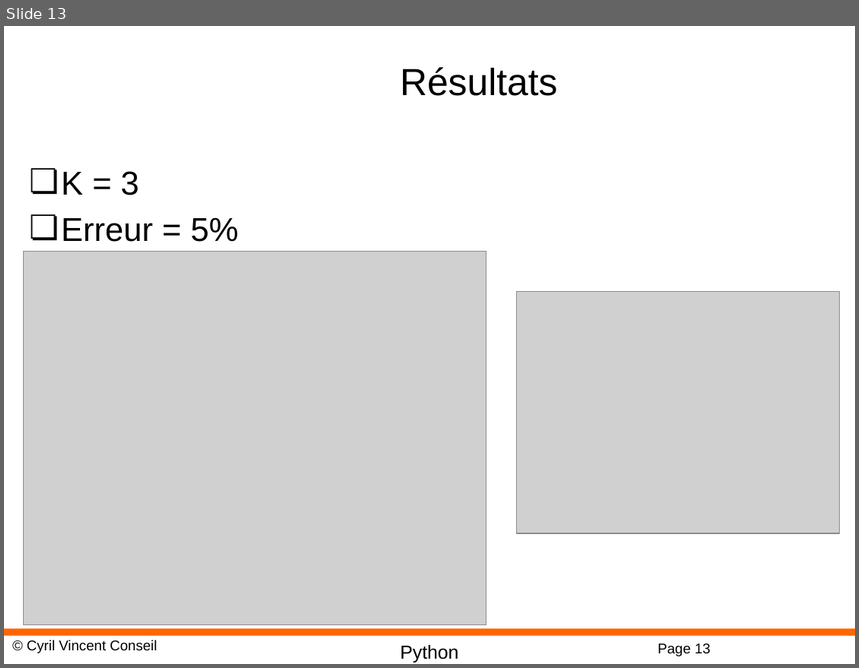
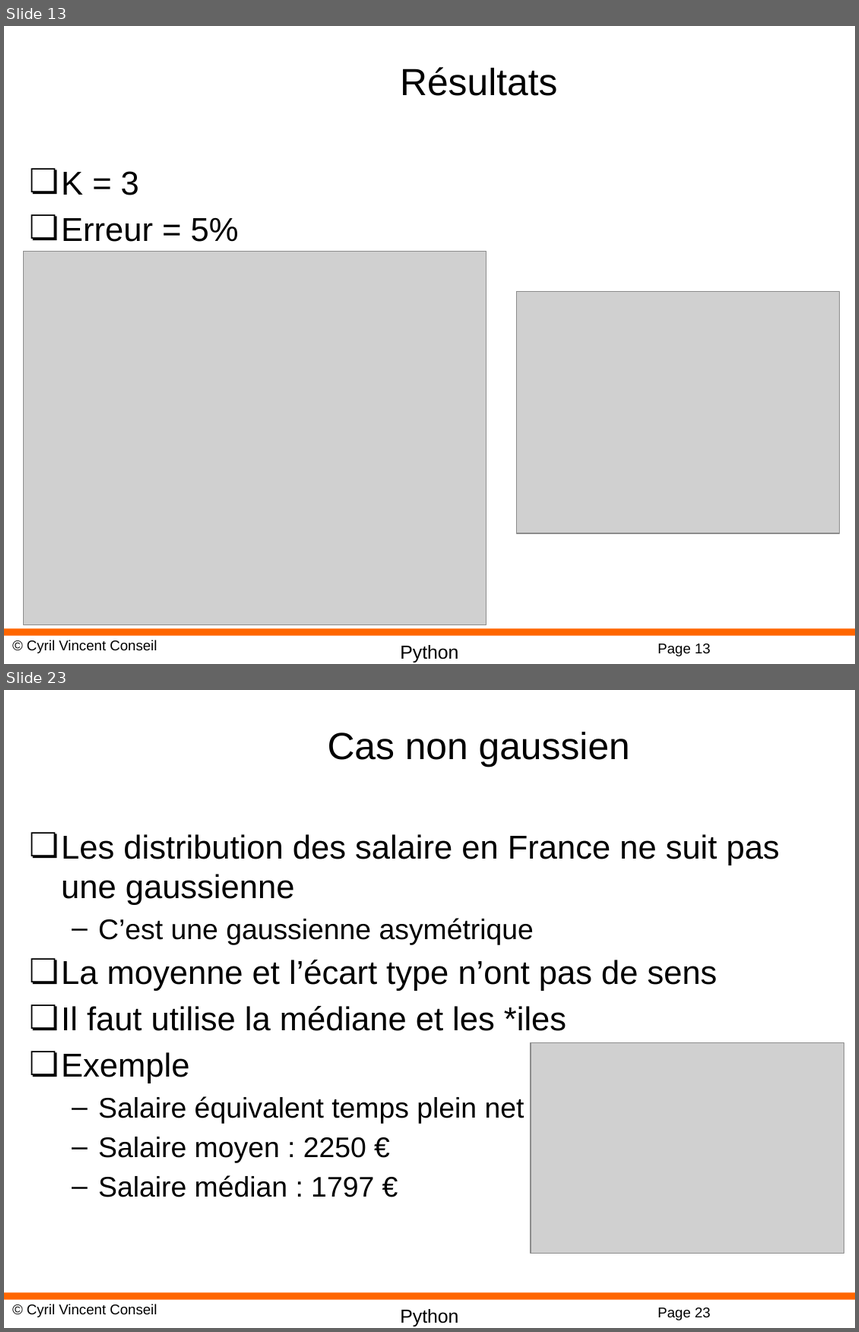
Before and after one commit to cyrilvincent/ML, a slide deck: PPT/MachineLearning14-KNN.pptx. Shown one above the other, each under a label of ours: slide 13 before the commit, slides 13 and 23 after it; the slides between them are not shown. The pictures are 859x668 and 859x1332 pixels, drawn with LibreOffice and Linux fonts; fonts in the diff are those of the drawing; grey boxes stand for pictures; background and template pictures are left out. Boxes give left, top, right and bottom in pixels: in the first picture for what was removed or moved away, otherwise in the second. Text is boxed around its words. In the diff, an @@ line names an element or a change of style, - is before the commit and + after.

```diff
--- a/PPT/MachineLearning14-KNN.pptx
+++ b/PPT/MachineLearning14-KNN.pptx
@@ slide 23 added at <box>4,690,855,1328</box>, background #FFFFFF; not listed: 4 template elements that a slide beside it also shows @@
@@ title added at <box>328,732,630,767</box>, 32 pt, text #000000 @@
+Cas non gaussien
@@ text added at <box>61,834,780,1198</box>, 28 pt, text #000000 @@
+❏ Les distribution des salaire en France ne suit pas une gaussienne
+  – C’est une gaussienne asymétrique
+❏ La moyenne et l’écart type n’ont pas de sens
+❏ Il faut utilise la médiane et les *iles
+❏ Exemple
+  – Salaire équivalent temps plein net
+  – Salaire moyen : 2250 €
+  – Salaire médian : 1797 €
@@ picture added at <box>531,1043,844,1252</box> @@
```
Also in this commit, not shown: 12 other slides added, 2 other files.
